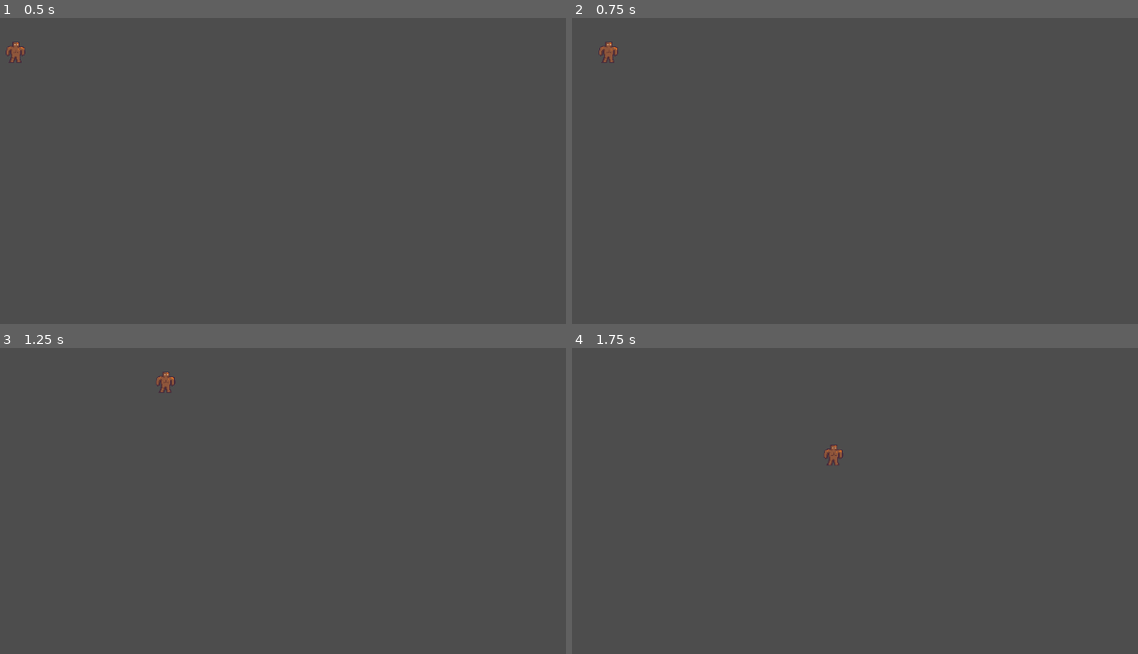
Above: before the commit, frames 1-4 (two rows, left to right).
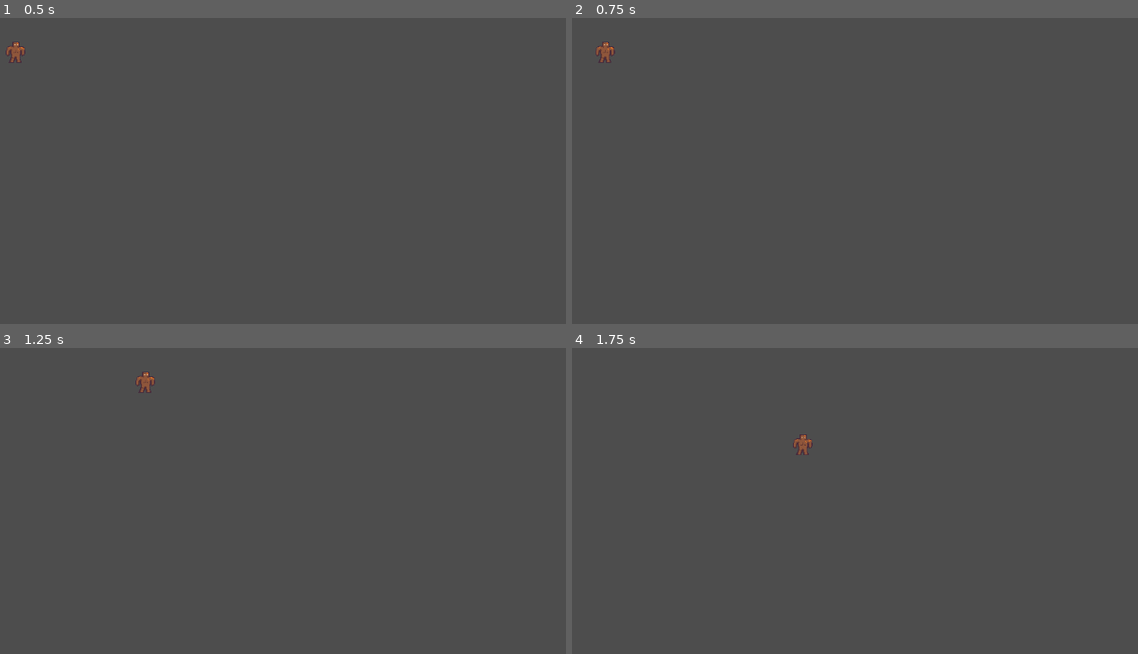
Above: after the commit, the same moments.

Repository: ShadowDragon5/eclipse
Game: Godot game, scene res://scenes/world.tscn
Same seed, same stepped clock (60 frames per second), same inputs: the game is played once before the commit and once after it.
Inputs:
- Up to frame 1 (0.5 s): no input
- Up to frame 2 (0.75 s): tap Enter at 0.5 s; hold Right (ui_right) from 0.53 s (still down); hold E (interact, bound only after the commit) from 0.53 s (still down)
- Up to frame 3 (1.25 s): keep holding Right (ui_right); keep holding E (interact, bound only after the commit)
- Up to frame 4 (1.75 s): release Right (ui_right) at 1.28 s; release E (interact, bound only after the commit) at 1.28 s; hold Down (ui_down) from 1.28 s (still down); tap E (interact, bound only after the commit) at 1.35 s

Frame 1 is identical in both runs. In frame 2, 0.1% of the frame differs, in the area x 4-9%, y 7-15%; in frame 3, 0.3%, in the area x 23-31%, y 7-15%; in frame 4, 0.3%.

Commit message:
added interaction infrastructure

Diff:
--- /dev/null
+++ b/interaction/InteractionManager.gd
@@ -0,0 +1,46 @@
+extends Node2D
+
+@onready var player = get_tree().get_first_node_in_group("player")
+@onready var label = $Label
+
+const base_text = "[E] to "
+
+var active_areas = []
+var can_interact = true
+
+
+func register_area(area: InteractionArea):
+	active_areas.push_back(area)
+
+func unregister_area(area: InteractionArea):
+	var index = active_areas.find(area)
+	if index != -1:
+		active_areas.remove_at(index)
+
+func _process(delta):
+	if active_areas.size() > 0 && can_interact:
+		active_areas.sort_custom(_sort_by_distance_to_player)
+		label.text = base_text + active_areas[0].action_name
+		label.global_position = active_areas[0].global_position
+		label.global_position.y -= 36
+		label.global_position.x -= label.size.x/2
+		label.show()
+	else:
+		label.hide()
+
+
+func _sort_by_distance_to_player(area1, area2):
+	var area1_to_player = player.global_position.distance_to(area1.global_position)
+	var area2_to_player = player.global_position.distance_to(area2.global_position)
+	return area1_to_player < area2_to_player
+
+
+func _init(event):
+	if event.is_action_pressed("interact") && can_interact:
+		if active_areas.size() > 0:
+			can_interact = false
+			label.hide()
+
+			await active_areas[0].call()
+
+			can_interact = true;
--- /dev/null
+++ b/interaction/InteractionManager.tscn
@@ -0,0 +1,20 @@
+[gd_scene load_steps=2 format=3 uid="uid://bff1wbd2jaqcc"]
+
+[ext_resource type="Script" path="res://interaction/InteractionManager.gd" id="1_dv7iq"]
+
+[node name="IntearactionManager" type="Node2D"]
+script = ExtResource("1_dv7iq")
+
+[node name="Label" type="Label" parent="."]
+visible = false
+z_index = 20
+anchors_preset = 5
+anchor_left = 0.5
+anchor_right = 0.5
+offset_left = -62.5
+offset_right = 62.5
+offset_bottom = 23.0
+grow_horizontal = 2
+text = "[E] TO INTERACT"
+horizontal_alignment = 1
+vertical_alignment = 1
--- /dev/null
+++ b/interaction/interaction area/interaction_area.gd
@@ -0,0 +1,15 @@
+extends Area2D
+class_name InteractionArea
+
+@export var action_name: String = "interact"
+
+var interact: Callable = func():
+	pass
+
+
+func _on_body_entered(body):
+	InteractionManager.register_area(self)
+
+
+func _on_body_exited(body):
+	InteractionManager.unregister_area(self)
--- /dev/null
+++ b/interaction/interaction area/interaction_area.tscn
@@ -0,0 +1,11 @@
+[gd_scene load_steps=2 format=3 uid="uid://gffeoluaiw3d"]
+
+[ext_resource type="Script" path="res://interaction/interaction area/interaction_area.gd" id="1_g6t4f"]
+
+[node name="InteractionArea" type="Area2D"]
+collision_layer = 0
+collision_mask = 2
+script = ExtResource("1_g6t4f")
+
+[connection signal="body_entered" from="." to="." method="_on_body_entered"]
+[connection signal="body_exited" from="." to="." method="_on_body_exited"]
--- a/project.godot
+++ b/project.godot
@@ -15,9 +15,29 @@
 config/features=PackedStringArray("4.2", "GL Compatibility")
 config/icon="res://icon.svg"
 
+[autoload]
+
+InteractionManager="*res://interaction/InteractionManager.tscn"
+
 [editor_plugins]
 
 enabled=PackedStringArray("res://addons/AsepriteWizard/plugin.cfg")
+
+[input]
+
+interact={
+"deadzone": 0.5,
+"events": [Object(InputEventKey,"resource_local_to_scene":false,"resource_name":"","device":-1,"window_id":0,"alt_pressed":false,"shift_pressed":false,"ctrl_pressed":false,"meta_pressed":false,"pressed":false,"keycode":0,"physical_keycode":69,"key_label":0,"unicode":101,"echo":false,"script":null)
+]
+}
+
+[layer_names]
+
+2d_physics/layer_1="world"
+2d_physics/layer_2="player"
+2d_physics/layer_3="item"
+2d_physics/layer_4="player_hitbox"
+2d_physics/layer_5="player_hurtbox"
 
 [rendering]
 
--- a/scenes/player.tscn
+++ b/scenes/player.tscn
@@ -6,7 +6,8 @@
 [sub_resource type="RectangleShape2D" id="RectangleShape2D_exg2e"]
 size = Vector2(23, 32)
 
-[node name="player" type="CharacterBody2D"]
+[node name="player" type="CharacterBody2D" groups=["player"]]
+collision_layer = 2
 script = ExtResource("1_h3a73")
 
 [node name="Sprite2D" type="Sprite2D" parent="."]
--- a/scenes/world.tscn
+++ b/scenes/world.tscn
@@ -9,6 +9,11 @@
 normal = Vector2(2.08165e-12, 1)
 
 [node name="World" type="Node2D"]
+
+[node name="player" parent="." instance=ExtResource("1_s6c5f")]
+position = Vector2(308, 216)
+max_speed = 350
+accel = 1250
 
 [node name="StaticBody2D" type="StaticBody2D" parent="."]
 position = Vector2(367, 646)
@@ -23,6 +28,3 @@
 [node name="CollisionShape2D" type="CollisionShape2D" parent="StaticBody2D3"]
 position = Vector2(51, -42)
 shape = SubResource("WorldBoundaryShape2D_yit4r")
-
-[node name="player" parent="." instance=ExtResource("1_s6c5f")]
-position = Vector2(308, 216)
